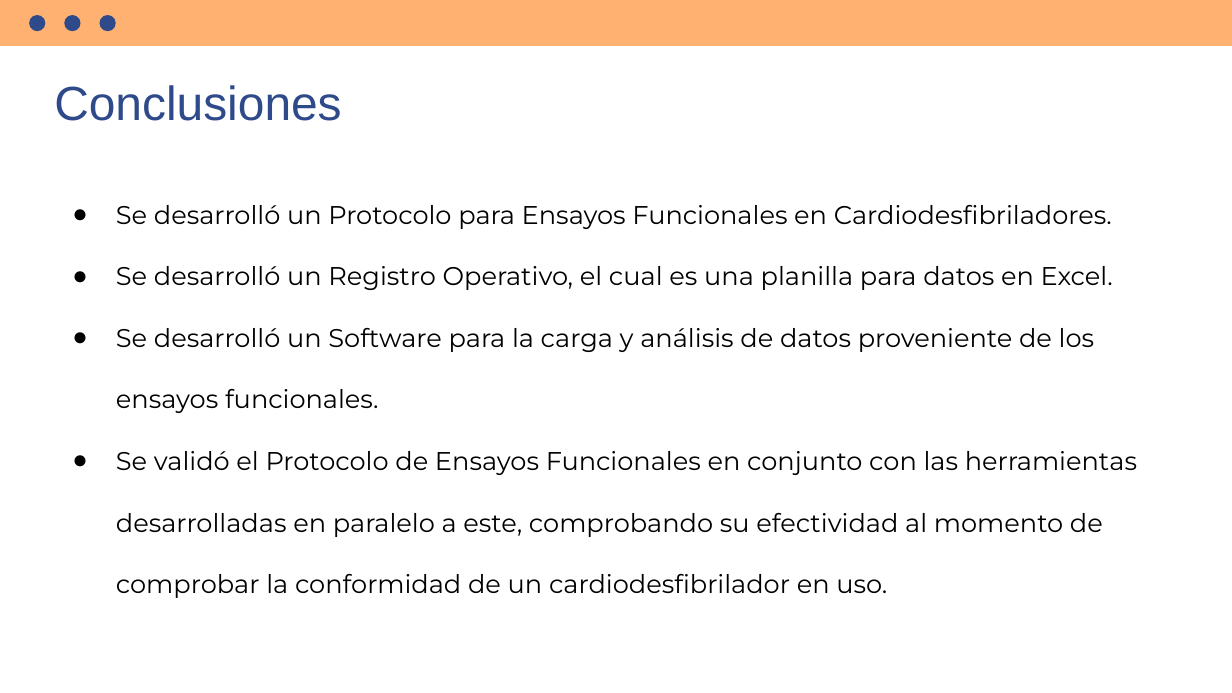
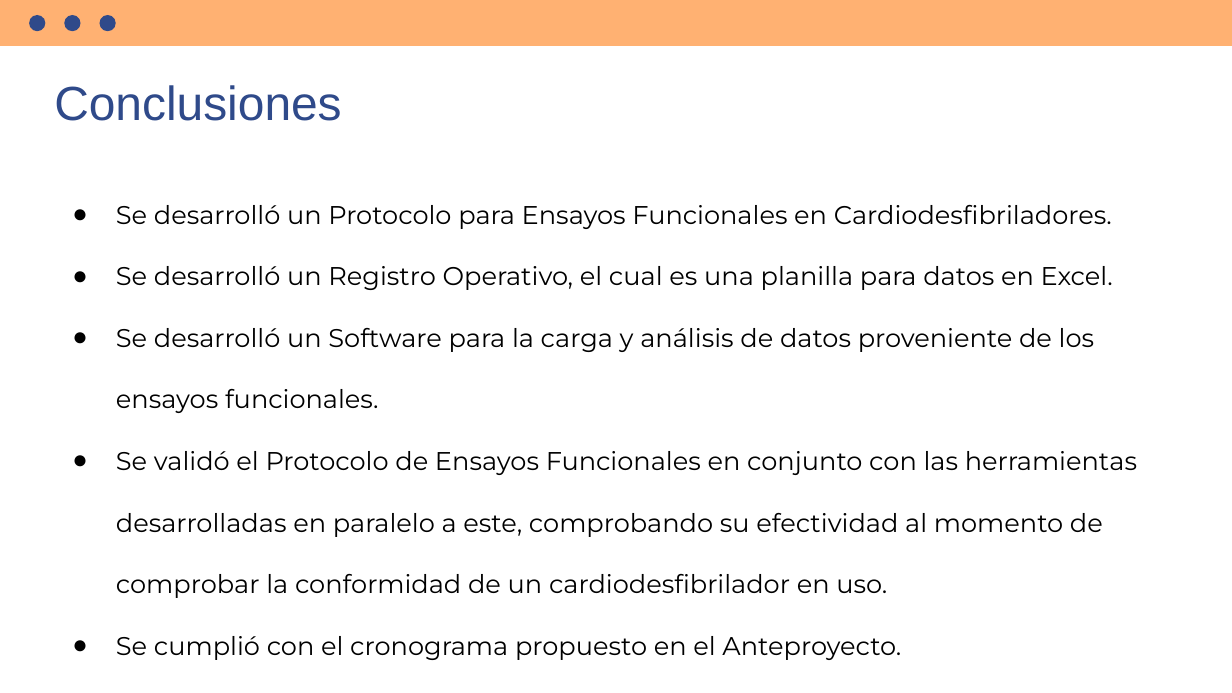
Before and after one commit to emito121/PFT-TIB, a slide deck: slide 18 of PFT Defensa - Emiliano Alvarez.pptx. Drawn at 1232x693 pixels with LibreOffice and Linux fonts; fonts in the diff are those of the drawing. Boxes give left, top, right and bottom in pixels: in the first picture for what was removed or moved away, otherwise in the second. Text is boxed around its words. In the diff, an @@ line names an element or a change of style, - is before the commit and + after.

```diff
--- a/PFT Defensa - Emiliano Alvarez.pptx
+++ b/PFT Defensa - Emiliano Alvarez.pptx
@@ text at [116,636,901,660]: paragraph added @@
+● Se cumplió con el cronograma propuesto en el Anteproyecto.
```
Also in this commit, not shown: 4 other slides changed, 2 other files.
